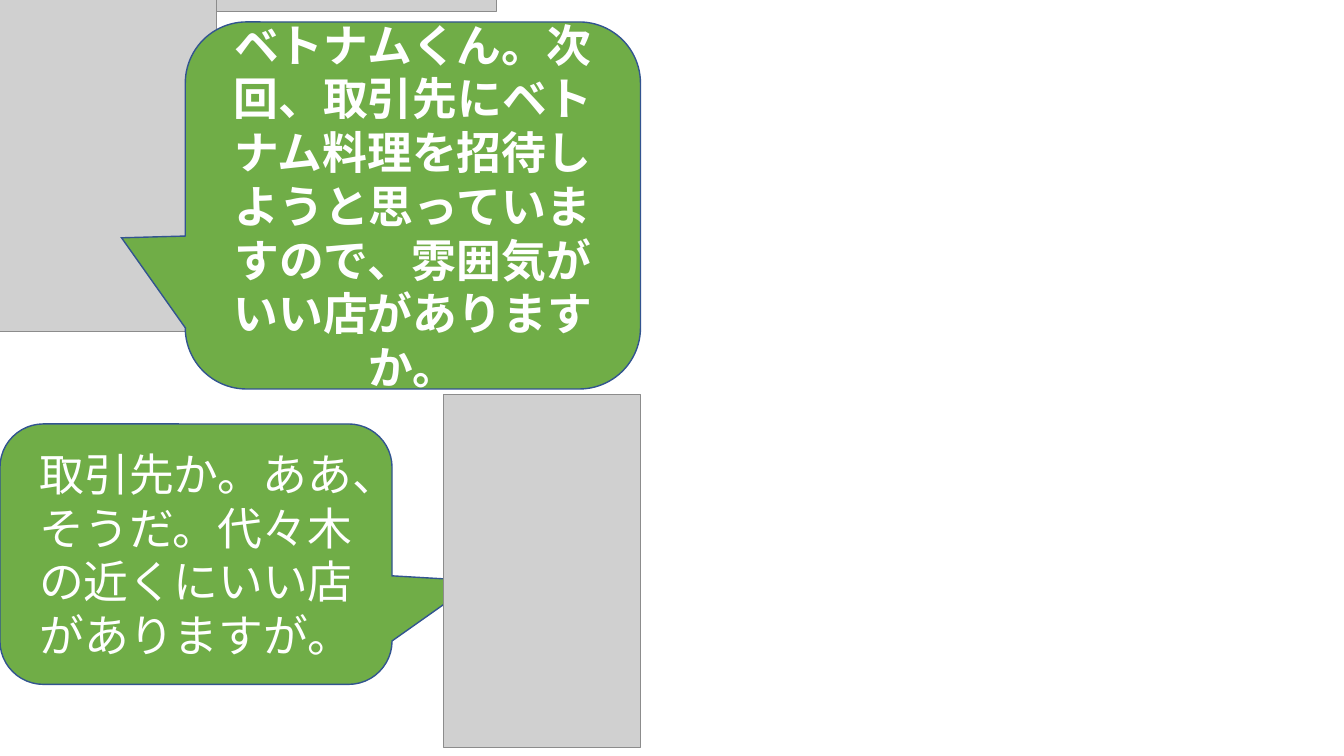
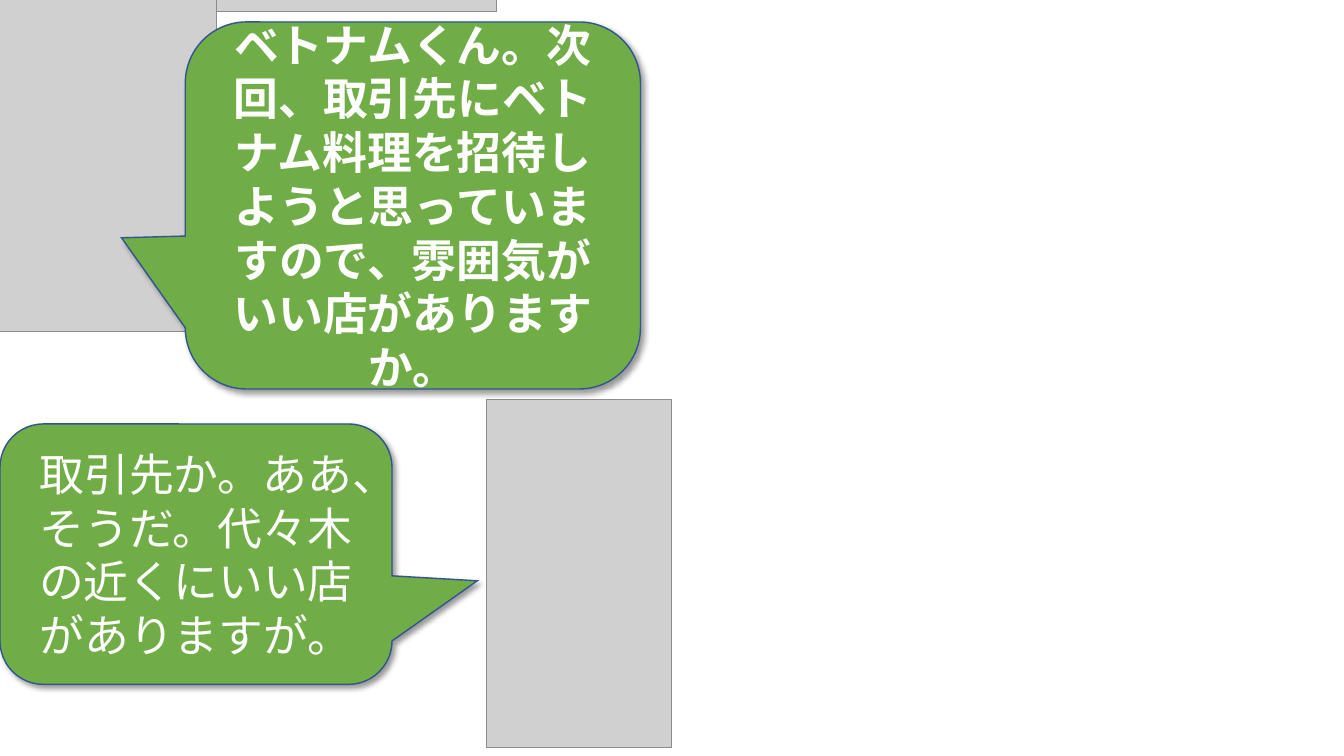
Before and after one commit to phuchung97/phuchung97.github.io, a slide deck: slide 14 of design/story.pptx. Drawn at 1344x756 pixels with LibreOffice and Linux fonts; fonts in the diff are those of the drawing; grey boxes stand for pictures; background and template pictures are left out. Boxes give left, top, right and bottom in pixels: in the first picture for what was removed or moved away, otherwise in the second. Text is boxed around its words. In the diff, an @@ line names an element or a change of style, - is before the commit and + after.

```diff
--- a/design/story.pptx
+++ b/design/story.pptx
@@ rounded speech box "ベトナムくん。次回、取引先にベトナム料理を招待しようと思っていますので、雰囲気がいい店がありますか。" at (186, 22, 641, 389): shadow on @@
@@ picture: place and size @@
-picture at (444, 394, 640, 747)
+picture at (486, 400, 671, 748)
@@ rounded speech box "取引先か。ああ、そうだ。代々木の近くにいい店がありますが。" at (0, 424, 392, 685): shadow on @@
```
Also in this commit, not shown: 18 other slides changed, 49 other files.
